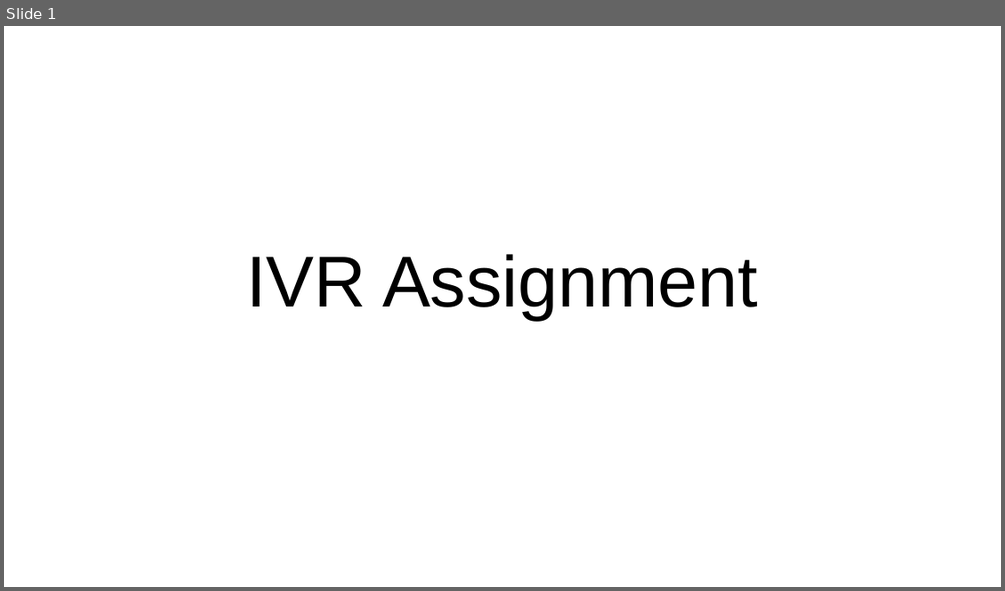
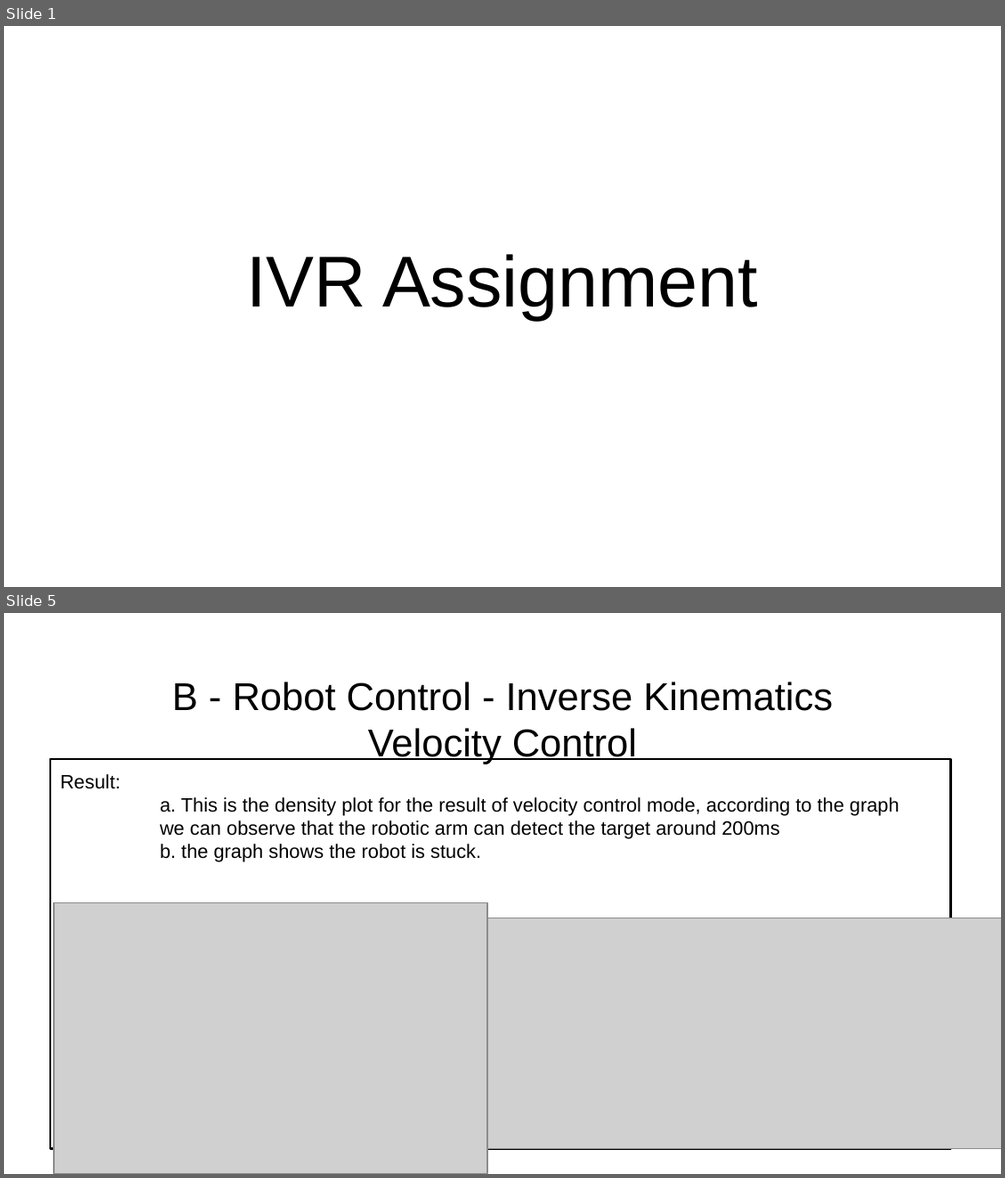
Before and after one commit to HanqinDu/IVR, a slide deck: IVR_assignment_template.pptx. Shown one above the other, each under a label of ours: slide 1 before the commit, slides 1 and 5 after it; the slides between them are not shown. The pictures are 1005x591 and 1005x1178 pixels, drawn with LibreOffice and Linux fonts; fonts in the diff are those of the drawing; grey boxes stand for pictures. Boxes give left, top, right and bottom in pixels: in the first picture for what was removed or moved away, otherwise in the second. Text is boxed around its words. In the diff, an @@ line names an element or a change of style, - is before the commit and + after.

```diff
--- a/IVR_assignment_template.pptx
+++ b/IVR_assignment_template.pptx
@@ slide 5 added at (x1=4, y1=613, x2=1001, y2=1174), background #FFFFFF @@
@@ title added at (x1=172, y1=682, x2=833, y2=764), 28 pt, text #000000 @@
+B - Robot Control - Inverse Kinematics Velocity Control
@@ rectangle added at (x1=50, y1=760, x2=950, y2=1150), outline #000000 1.5 pt, 14 pt, text #000000 @@
+Result:
+a. This is the density plot for the result of velocity control mode, according to the graph
+we can observe that the robotic arm can detect the target around 200ms
+b. the graph shows the robot is stuck.
@@ picture added at (x1=54, y1=903, x2=487, y2=1174) @@
@@ picture added at (x1=477, y1=918, x2=1001, y2=1148) @@
```
Also in this commit, not shown: 5 slides changed.
